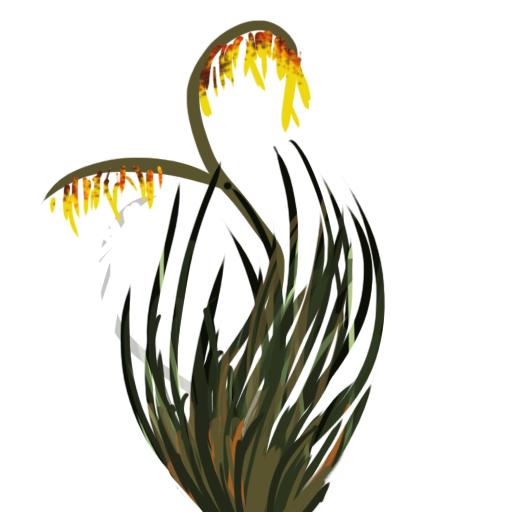
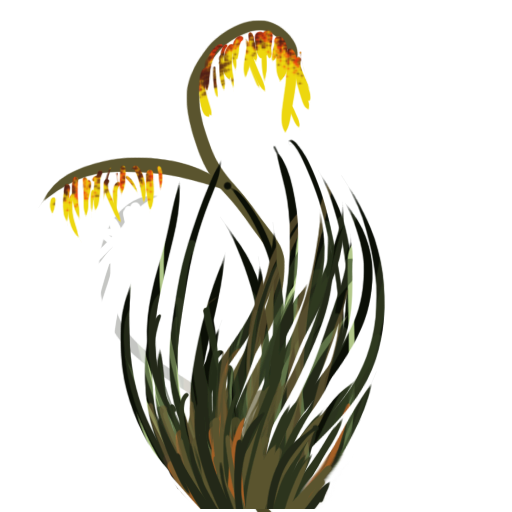
Revision of a layered 512 x 512 image; what changed, layer by layer:
painted on "Layer 1" over 200, 509, 318, 512
